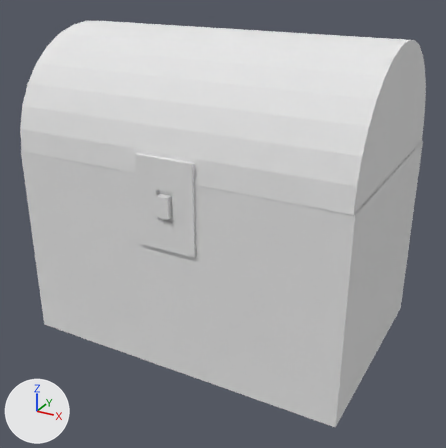
The Blender file working/subahu/Treasure/Treasure.blend, before and after one commit.
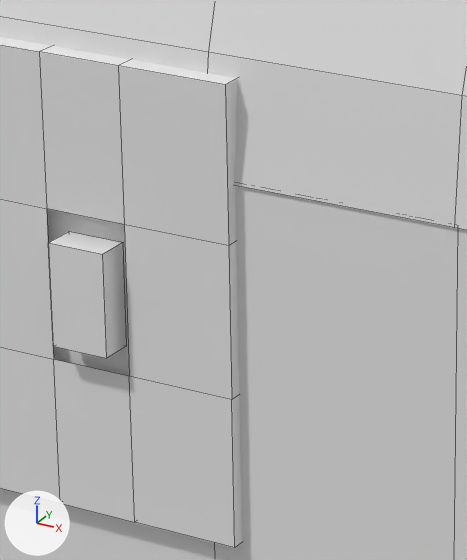
Each version is shown whole from a 50 mm lens placed at (2.54, -4.7, 2.15), pointed at (0.04, -0.16, -0.12), then close up on the part from 33% to 54% of the width and 33% to 58% of the height. Every picture has the same lights, and +X, +Y and +Z are marked at lower left. The close-ups show mesh edges as thin lines.

Before the edit, the objects in view are built like this:
```python
me_cube_001 = bpy.data.meshes.new('Cube.001')
me_cube_001.from_pydata(...)  # 305 vertices, 231 faces; spans x -5.8..5.8, y -6.9..79.8, z -4.1..3.2
# faces by material slot: [28, 6, 146, 51]
me_cube_001.materials.append(mat_material_002)  # white #e7e7e7
me_cube_001.materials.append(mat_material_003)  # white #e7e7e7
me_cube_001.materials.append(mat_material_001)  # white #e7e7e7
me_cube_001.materials.append(mat_material)  # white #e7e7e7
ob_cube_001 = bpy.data.objects.new('Cube.001', me_cube_001)
ob_cube_001.location = (0.006, -0.894, 0.352)
ob_cube_001.scale = (0.259, 0.0237, 0.382)
```
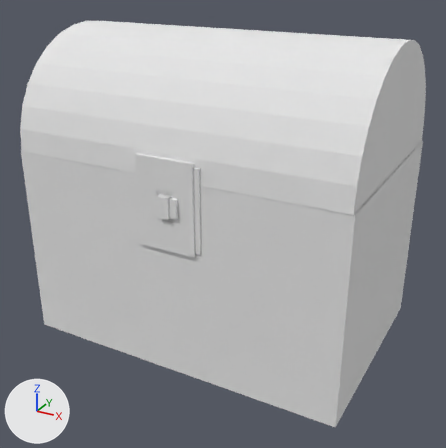
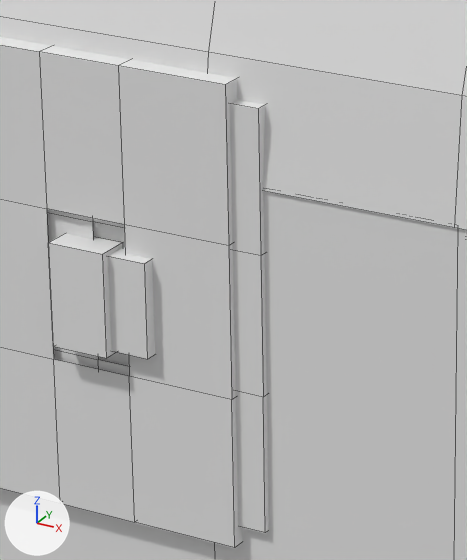
The newer file is also turned or shifted as a whole; pictures and numbers use the older file's frame.

Changed parts and their boxes (x1, y1, x2, y2) in the close-ups (467 x 560 px):
'TeasureInside', added
    after: (47, 100, 269, 533)
    faces in mat_material_002 (white #e7e7e7): (47, 100, 269, 533)
    faces in mat_material_003 (white #e7e7e7): (108, 247, 155, 359)

The change in detail:
Object 'TeasureInside' (ob_teasureinside) is new; it shows a copy of the mesh of ob_cube_001.
Its location is (0.078, -0.894, 0.352).
Its scale is (0.237, 0.0217, 0.349).
